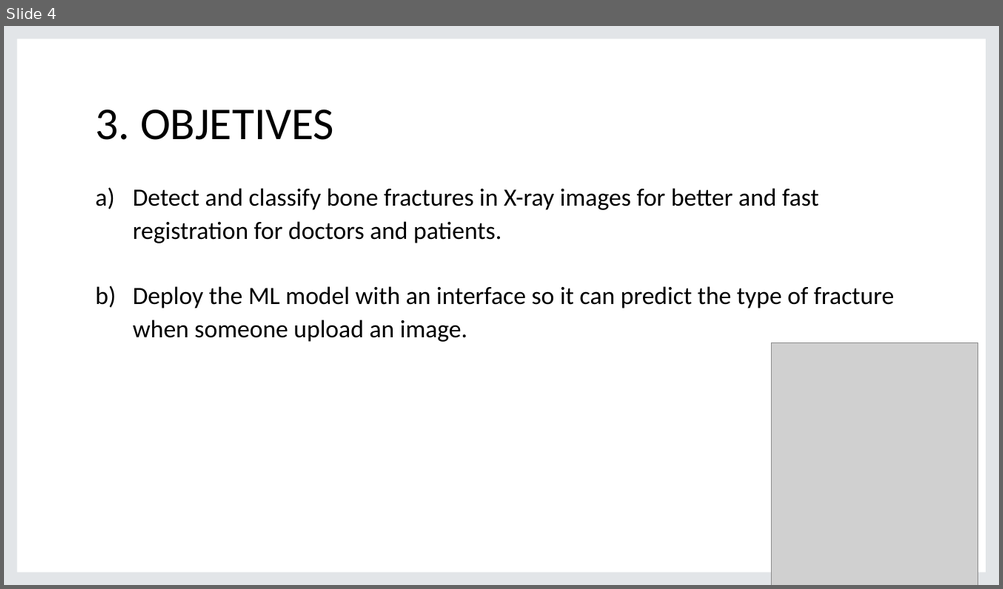
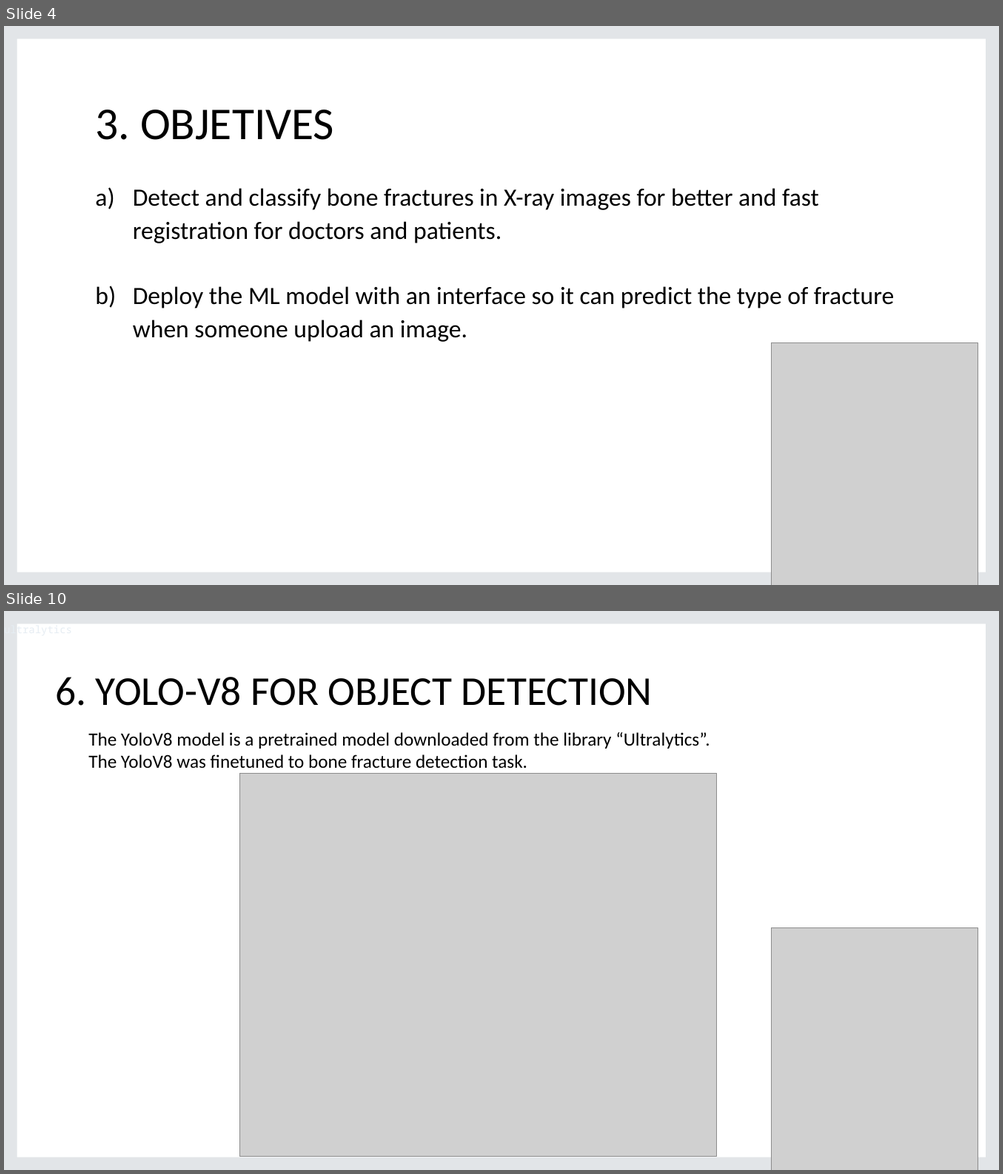
Before and after one commit to JoaquinAyzanoa/PortafolioJA, a slide deck: Fracture Bone Detection/BFD presentation.pptx. Shown one above the other, each under a label of ours: slide 4 before the commit, slides 4 and 10 after it; the slides between them are not shown. The pictures are 1003x589 and 1003x1174 pixels, drawn with LibreOffice and Linux fonts; fonts in the diff are those of the drawing; grey boxes stand for pictures; background and template pictures are left out. Boxes give left, top, right and bottom in pixels: in the first picture for what was removed or moved away, otherwise in the second. Text is boxed around its words. In the diff, an @@ line names an element or a change of style, - is before the commit and + after.

Commit message:
Implementation of YOLO segmentation

```diff
--- a/Fracture Bone Detection/BFD presentation.pptx
+++ b/Fracture Bone Detection/BFD presentation.pptx
@@ slide 10 added at (4,611,999,1170), background picture (left out); not listed: 1 template element that a slide beside it also shows @@
@@ title added at (55,677,652,706), 39.6 pt, text #000000 @@
+6. YOLO-V8 FOR OBJECT DETECTION
@@ text added at (88,732,611,769), 18 pt, text #000000 @@
+The YoloV8 model is a pretrained model downloaded from the library “Ultralytics”.
+The YoloV8 was finetuned to bone fracture detection task.
@@ text added at (615,732,710,749), 10 pt, text #E6EDF3 @@
+ultralytics
@@ picture added at (240,774,717,1157) @@
@@ picture added at (771,929,979,1170) @@
```
Also in this commit, not shown: 1 slide changed, 14 other slides added, 1 slide removed, 17 other files.
